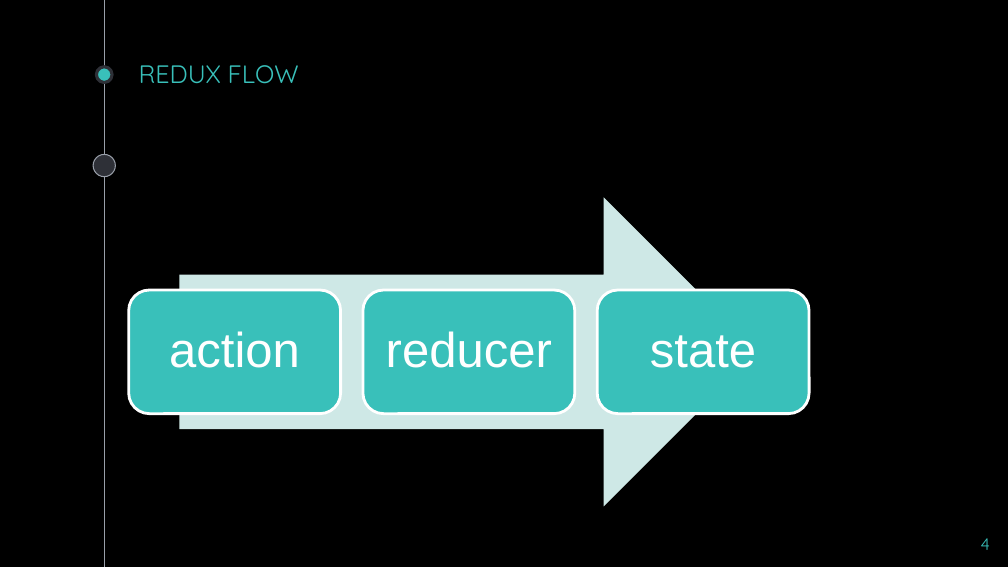
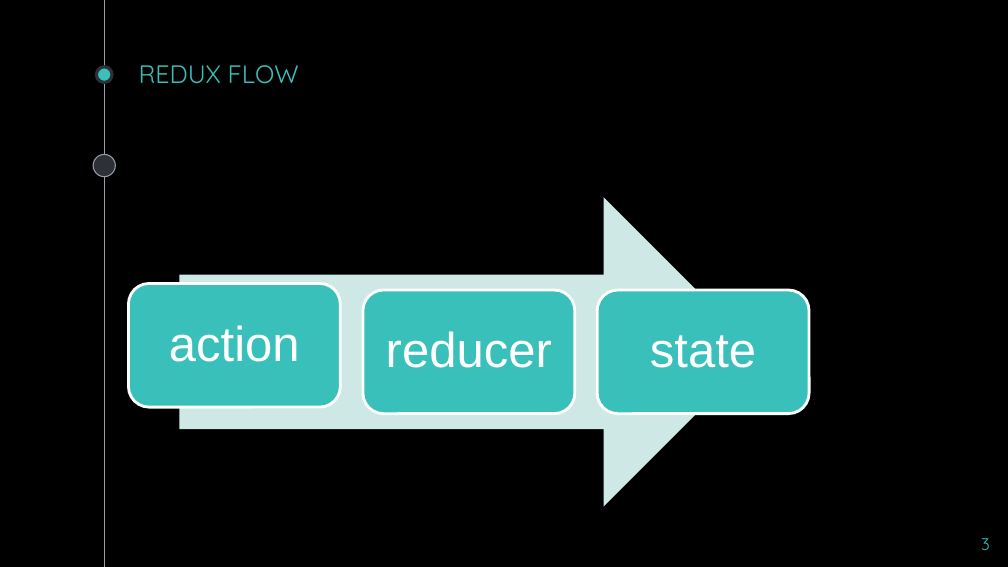
Before and after one commit to milankatira/REACT-REDUX, a slide deck: slide 3 of REACT-REDUX.pptx (slide 4 before the commit). Drawn at 1008x567 pixels with LibreOffice and Linux fonts; fonts in the diff are those of the drawing. Boxes give left, top, right and bottom in pixels: in the first picture for what was removed or moved away, otherwise in the second. Text is boxed around its words. In the diff, an @@ line names an element or a change of style, - is before the commit and + after.

Commit message:
complete redux

```diff
--- a/REACT-REDUX.pptx
+++ b/REACT-REDUX.pptx
@@ rounded rectangle: place and size @@
-rounded rectangle at box(129, 290, 341, 414)
+rounded rectangle at box(128, 283, 340, 407)
@@ text "action": place and size @@
-text "action" at box(169, 331, 300, 368)
+text "action" at box(169, 325, 300, 362)
@@ page number at box(981, 538, 990, 550): text changed @@
-4
+3
```
Also in this commit, not shown: 1 slide removed, 40 other files.
